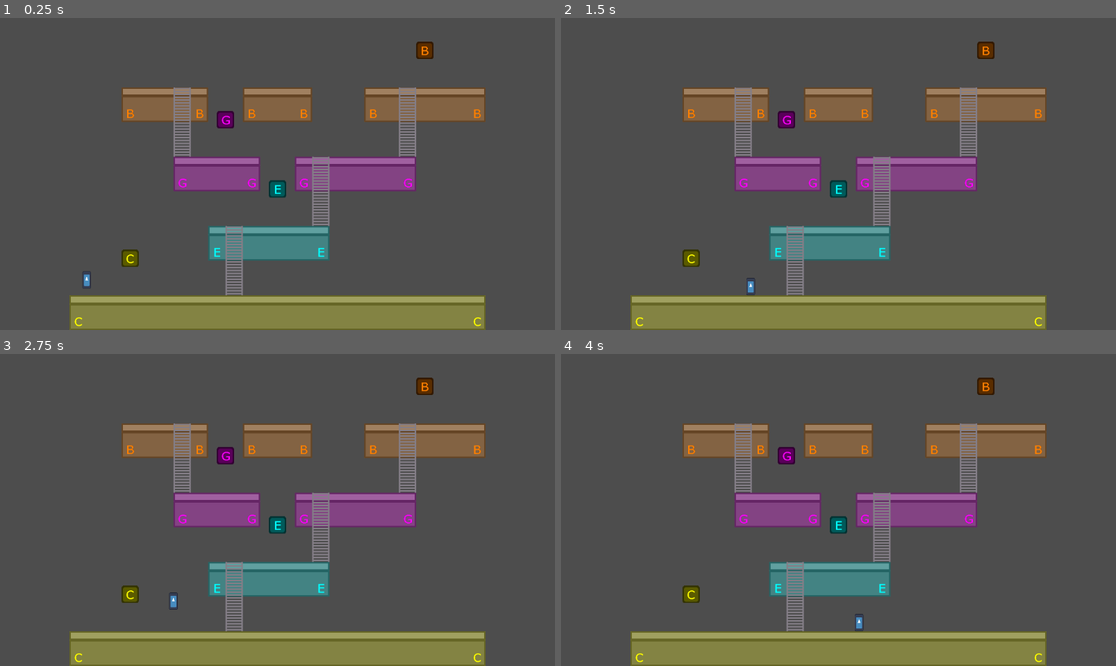
Above: before the commit, frames 1-4 (two rows, left to right).
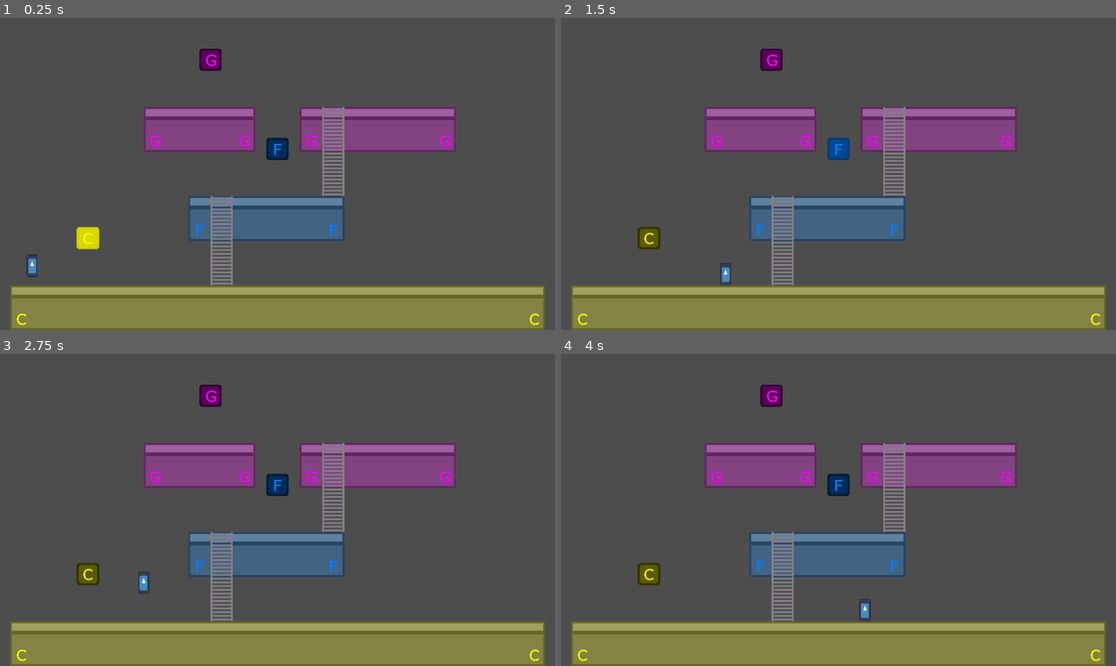
Above: after the commit, the same moments.

Repository: nicom7/game-off-2023
Game: Godot game, scene res://levels/world_a.tscn
Two runs of this game, one before a commit and one after it. Both use one fixed random seed, a clock stepped at 60 frames per second and the inputs below. This scene is started directly instead of the project's main scene. The engine's default icon, where the game draws it, is replaced by a stand-in: a white triangle on a blue panel in a dark square.
Inputs:
- Up to frame 1 (0.25 s): no input
- Up to frame 2 (1.5 s): hold Right (ui_right) from 0.53 s (still down); tap U (A_note) at 0.6 s; tap I (B_note) at 1.35 s
- Up to frame 3 (2.75 s): release Right (ui_right) at 2.03 s; hold Left (ui_left) from 2.03 s (still down); tap O (C_note) at 2.1 s
- Up to frame 4 (4 s): release Left (ui_left) at 2.78 s; hold Right (ui_right) from 2.78 s (still down); tap P (D_note) at 2.85 s; tap R (E_note) at 3.6 s

The runs differ from the first frame. In frame 1, 30% of the frame differs, in the area x 1-99%, y 7-100%; in frame 2, 30%; in frame 3, 30%; in frame 4, 30%.

Commit message:
Setup block sequence from generator
- Add required switch blocks to the block sequence
- Fix ladder texture filter

Diff:
--- a/game_objects/ladders/ladder.tscn
+++ b/game_objects/ladders/ladder.tscn
@@ -12,7 +12,6 @@
 size = Vector2(48, 48)
 
 [node name="Ladder" type="Node2D"]
-texture_filter = 3
 texture_repeat = 2
 script = ExtResource("1_dwuwm")
 
--- a/game_objects/switch_blocks/block_sequence.gd
+++ b/game_objects/switch_blocks/block_sequence.gd
@@ -25,13 +25,15 @@
 	if switch_blocks.is_empty():
 		return
 
+	_setup_blocks()
 	_set_blocks_enabled(false)
 	_sequence_state = SequenceState.DEMO
 	_play_sequence(range(switch_blocks.size()))
 
 func _setup_blocks() -> void:
 	for b in switch_blocks:
-		b.is_hit.connect(_on_block_is_hit)
+		if not b.is_hit.is_connected(_on_block_is_hit):
+			b.is_hit.connect(_on_block_is_hit)
 
 func _setup_next_sequence(reset: bool) -> void:
 	if switch_blocks.is_empty():
--- a/levels/world.gd
+++ b/levels/world.gd
@@ -50,6 +50,8 @@
 	if not is_node_ready():
 		return
 
+	%BlockSequence.switch_blocks.clear()
+
 	for s in _stages:
 		$Environment/Stages.remove_child(s)
 
@@ -60,6 +62,7 @@
 			_stages[i].remove_child(ps)
 		for j in stage_notes[i].size():
 			platform_sets[j].tone = stage_notes[i][j]
+			%BlockSequence.switch_blocks.append_array(platform_sets[j].get_switch_blocks())
 			_stages[i].add_child(platform_sets[j])
 		$Environment/Stages.add_child(_stages[i])
 
--- a/levels/world_a.tscn
+++ b/levels/world_a.tscn
@@ -442,6 +442,10 @@
 
 [node name="Ladder" parent="Environment/Stages/Stage6/PlatformSet2" index="3"]
 size = 8
+
+[node name="RandomLevelGenerator" parent="." index="6"]
+note_count_min = 3
+note_count_max = 5
 
 [editable path="Environment/Stages/Stage0/PlatformSet"]
 [editable path="Environment/Stages/Stage0/PlatformSet2"]
